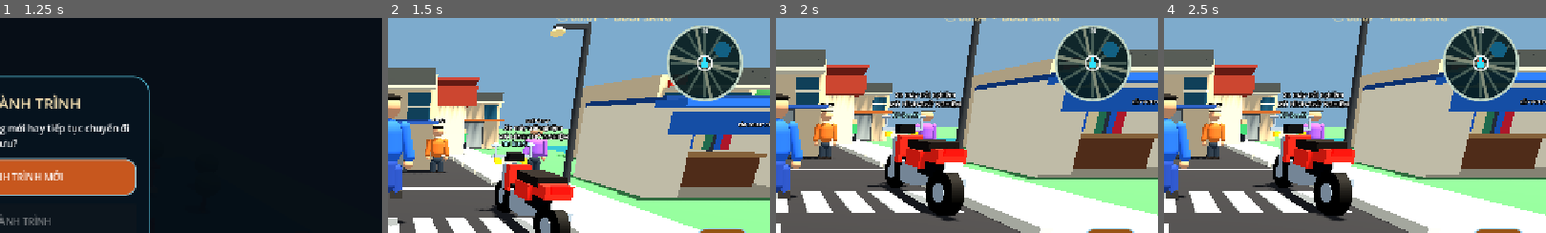
Above: before the commit, frames 1-4 (left to right).
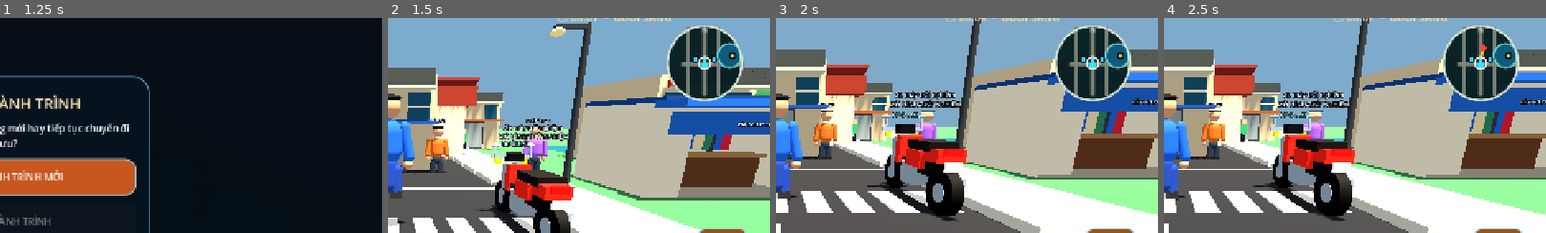
Above: after the commit, the same moments.

Repository: temu838655-dev/Vi-t-Nam-Du-L-ch
Game: Godot game, scene res://scenes/main.tscn
Two runs of this game, one before a commit and one after it. Both use one fixed random seed, a clock stepped at 60 frames per second and the inputs below.
Inputs:
- Up to frame 1 (1.25 s): click "▶ CHƠI NGAY" at 0.5 s
- Up to frame 2 (1.5 s): click "BẮT ĐẦU HÀNH TRÌNH MỚI" at 1.25 s
- Up to frame 3 (2 s): no input
- Up to frame 4 (2.5 s): click "DẪN ĐƯỜNG ĐẾN NHIỆM VỤ" at 2 s
The pictures show only the part of the screen within x 50-100%, y 12-62%; the shares and areas given below are measured in that part.

Frame 1 is identical in both runs. In frame 2, 2.8% of the frame differs, in the area x 73-94%, y 3-39%; in frame 3, 2.8%; in frame 4, 2.8%.

Commit message:
Make circular minimap follow player in local world coordinates

Diff:
--- a/Godot/scripts/mobile_hud.gd
+++ b/Godot/scripts/mobile_hud.gd
@@ -102,38 +102,59 @@
 class RoundMiniMap:
 	extends Control
 
+	var player_position := Vector3.ZERO
 	var player_rotation_y := 0.0
 	var has_waypoint := false
-	var waypoint_direction := Vector2.ZERO
+	var waypoint_position := Vector3.ZERO
+	const PIXELS_PER_METER := 1.55
 
 	func _ready() -> void:
 		custom_minimum_size = Vector2(132, 132)
 		mouse_filter = Control.MOUSE_FILTER_STOP
+		clip_contents = true
+
+	func _map_point(world: Vector3) -> Vector2:
+		return size * 0.5 + Vector2(world.x - player_position.x, world.z - player_position.z) * PIXELS_PER_METER
 
 	func _draw() -> void:
 		var center := size * 0.5
 		var radius := minf(size.x, size.y) * 0.47
-		draw_circle(center, radius, Color(0.035, 0.12, 0.13, 0.94))
-		# A compact stylised street map, clipped visually to the circular boundary.
-		for angle_index in range(0, 360, 30):
-			var angle := deg_to_rad(float(angle_index))
-			var start := center + Vector2(cos(angle), sin(angle)) * (radius * 0.18)
-			var finish := center + Vector2(cos(angle), sin(angle)) * (radius * 0.91)
-			draw_line(start, finish, Color(0.34, 0.43, 0.39, 0.78), 3.0, true)
-		draw_line(center + Vector2(-radius, -radius * 0.18), center + Vector2(radius, radius * 0.24), Color(0.53, 0.57, 0.49, 0.95), 5.0, true)
-		draw_line(center + Vector2(-radius * 0.25, -radius), center + Vector2(radius * 0.18, radius), Color(0.53, 0.57, 0.49, 0.95), 4.0, true)
-		draw_circle(center + Vector2(radius * 0.48, -radius * 0.36), radius * 0.22, Color(0.07, 0.38, 0.52, 0.98))
-		draw_arc(center, radius, 0.0, TAU, 64, Color(0.78, 0.86, 0.79, 0.95), 3.0, true)
+		draw_circle(center, radius, Color(0.035, 0.12, 0.13, 0.97))
+		# Roads use the same local world coordinates as the playable Hoan Kiem prototype.
+		var road := Color(0.49, 0.53, 0.48, 0.96)
+		var road_edge := Color(0.19, 0.25, 0.23, 0.98)
+		_draw_world_road(Vector3(0, 0, -32), Vector3(0, 0, 42), 8.0, road_edge)
+		_draw_world_road(Vector3(0, 0, -32), Vector3(0, 0, 42), 5.0, road)
+		_draw_world_road(Vector3(-25, 0, 8), Vector3(45, 0, 8), 7.0, road_edge)
+		_draw_world_road(Vector3(-25, 0, 8), Vector3(45, 0, 8), 4.5, road)
+		_draw_world_road(Vector3(-18, 0, -32), Vector3(-18, 0, 42), 3.0, road)
+		_draw_world_road(Vector3(15, 0, -32), Vector3(15, 0, 42), 3.0, road)
+		# Hoan Kiem Lake position matches the full local map.
+		var lake := _map_point(Vector3(27, 0, -1))
+		draw_circle(lake, 20.0, Color(0.06, 0.36, 0.49, 0.98))
+		draw_arc(lake, 20.0, 0.0, TAU, 48, Color(0.40, 0.79, 0.83, 0.95), 2.0, true)
+		_draw_world_marker(Vector3(30, 0, -1), Color(1.0, 0.77, 0.22))
+		_draw_world_marker(Vector3(10, 0, 3), Color(0.22, 0.78, 1.0))
+		_draw_world_marker(Vector3(-10, 0, 3), Color(0.22, 0.78, 1.0))
 		if has_waypoint:
-			var target := center + waypoint_direction.limit_length(radius * 0.62)
-			draw_line(center, target, Color(1.0, 0.76, 0.18, 0.95), 3.0, true)
-			draw_circle(target, 6.0, Color(1.0, 0.25, 0.19, 1.0))
+			var target := _map_point(waypoint_position)
+			draw_line(center, target, Color(1.0, 0.76, 0.18, 0.98), 2.5, true)
+			draw_circle(target, 5.5, Color(1.0, 0.25, 0.19, 1.0))
 		var forward := Vector2(sin(player_rotation_y), -cos(player_rotation_y))
 		var side := Vector2(-forward.y, forward.x)
-		var arrow := PackedVector2Array([center + forward * 14.0, center - forward * 9.0 + side * 7.0, center - forward * 9.0 - side * 7.0])
-		draw_colored_polygon(arrow, Color(0.18, 0.88, 1.0, 1.0))
-		draw_arc(center, 12.0, 0.0, TAU, 32, Color(1.0, 1.0, 1.0, 0.9), 2.0, true)
-		draw_string(ThemeDB.fallback_font, Vector2(center.x - 4.0, 15.0), "N", HORIZONTAL_ALIGNMENT_LEFT, -1, 12, Color(1.0, 1.0, 1.0))
+		var arrow := PackedVector2Array([center + forward * 12.0, center - forward * 8.0 + side * 6.0, center - forward * 8.0 - side * 6.0])
+		draw_colored_polygon(arrow, Color(0.18, 0.91, 1.0, 1.0))
+		draw_arc(center, 10.0, 0.0, TAU, 32, Color(1.0, 1.0, 1.0, 0.9), 1.5, true)
+		draw_arc(center, radius, 0.0, TAU, 64, Color(0.82, 0.89, 0.83, 0.98), 2.5, true)
+		draw_string(ThemeDB.fallback_font, Vector2(center.x - 4.0, 14.0), "N", HORIZONTAL_ALIGNMENT_LEFT, -1, 11, Color(1.0, 1.0, 1.0))
+
+	func _draw_world_road(from_world: Vector3, to_world: Vector3, width: float, tint: Color) -> void:
+		draw_line(_map_point(from_world), _map_point(to_world), tint, width, true)
+
+	func _draw_world_marker(world: Vector3, tint: Color) -> void:
+		var point := _map_point(world)
+		draw_circle(point, 3.5, tint)
+		draw_arc(point, 5.0, 0.0, TAU, 20, Color(0.02, 0.08, 0.10, 1.0), 1.2, true)
 
 	func _gui_input(event: InputEvent) -> void:
 		if (event is InputEventMouseButton and event.pressed and event.button_index == MOUSE_BUTTON_LEFT) or (event is InputEventScreenTouch and event.pressed):
@@ -843,11 +864,10 @@
 		map_canvas.map_center = player.global_position
 		map_canvas.queue_redraw()
 	if is_instance_valid(minimap_widget) and is_instance_valid(player):
+		minimap_widget.player_position = player.global_position
 		minimap_widget.player_rotation_y = player.rotation.y
 		minimap_widget.has_waypoint = has_active_waypoint
-		if has_active_waypoint:
-			var delta_to_target := active_waypoint - player.global_position
-			minimap_widget.waypoint_direction = Vector2(delta_to_target.x, delta_to_target.z).normalized()
+		minimap_widget.waypoint_position = active_waypoint
 		minimap_widget.queue_redraw()
 	if is_instance_valid(waypoint_marker):
 		waypoint_animation_time += delta
